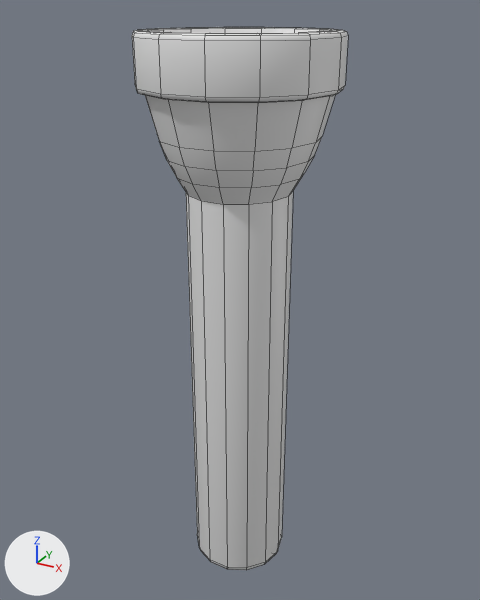
A saved change to the FBX model Assets/ART/Meshes/SM_Flashlight.fbx.
Camera for both pictures: a camera (50 mm lens) standing at (0.129, -0.235, 0.254) and looking at (-0.002, 0.004, 0.135). Arrows for +X, +Y and +Z are at lower left; the lights stay in place. The picture after the commit comes second. Mesh edges are drawn as thin lines. Where no turn or scale is listed for an object, it has been applied to the vertices.

Objects in the first picture: 'SM_Flashlight'.
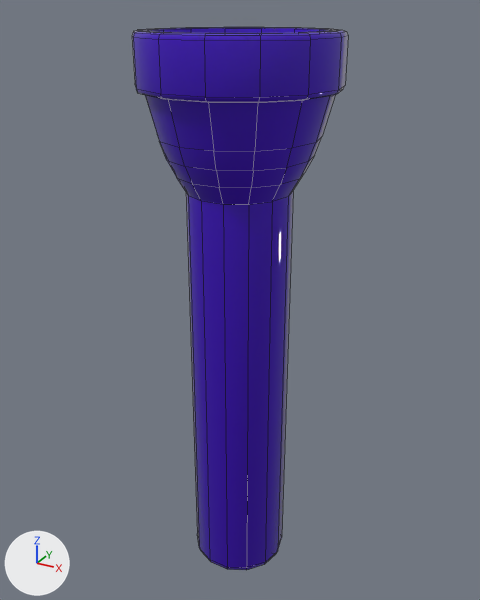
What changed in the scene script:
```text
Add mat_m_glass:
    mat_m_glass = principled_material('M_Glass')
    mat_m_glass.base_color = (0.25, 0.5, 0.468)  # cyan #89bcb6
    mat_m_glass.roughness = 0.0
Add mat_m_plastic_01:
    mat_m_plastic_01 = principled_material('M_Plastic_01')
    mat_m_plastic_01.base_color = (0.0474, 0.0, 0.5)  # purple #3d00bc
    mat_m_plastic_01.roughness = 0.0
Change me_mesh:
    where me_mesh.from_pydata(...)  # 268 vertices, 266 faces; spans x -0.04..0.04, y -0.039..0.039, z 0.0..0.247
    used by ob_sm_flashlight; location = (0.0, 0.0, 0.0)
    me_mesh part 1: 252 of the faces centred in x -0.038..0.038, y -0.039..0.039, z 0.0..0.247 switch from no material to mat_m_plastic_01 (purple #3d00bc)
    add me_mesh.materials.append(mat_m_glass)  # cyan #89bcb6
```

Boxes (x1, y1, x2, y2) around the edits, measured in the pictures (480 x 600 px):
part 1 of me_mesh, recoloured (white to purple)
    both: (132, 27, 348, 570)
